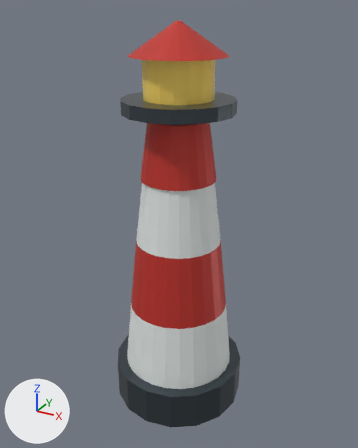
One commit to the Blender file assets/maps/storm_lighthouse_siege/blender/20_lighthouse_collapse.blend: the scene before it, then after it.
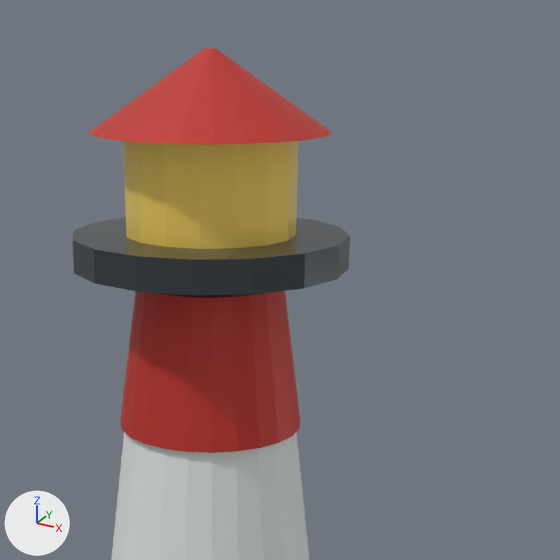
There are two pictures of each version: one whole from a camera (50 mm lens) standing at (54.1, -98.2, 98.3) and looking at (-0.1, 0.5, 48.9), one close up on the part from 25% to 91% of the width and 0% to 53% of the height. Every picture has the same lights, and +X, +Y and +Z are marked at lower left. The first two pictures are the older version.

Names of what the first close-up shows: 'lighthouse_tower_gallery', 'lighthouse_tower_lantern', 'lighthouse_tower_roof', 'lighthouse_tower_shaft_2', 'lighthouse_tower_shaft_3'.
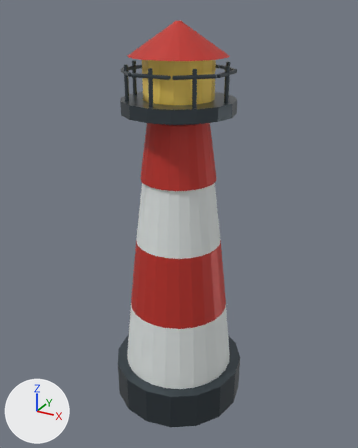
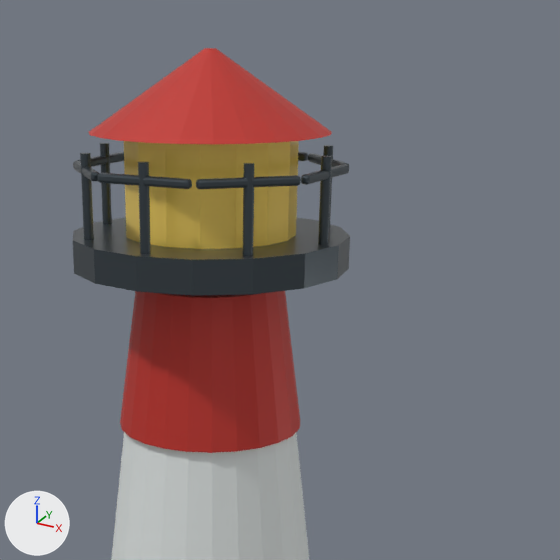
Edits to the bpy script that builds the scene:
```text
Add ob_lighthouse_tower_gallery_rail_07_nocol:
    ob_lighthouse_tower_gallery_rail_07_nocol = bpy.data.objects.new('lighthouse_tower_gallery_rail_07_nocol', me_cube_007)  # a box spanning x -4.5..4.5, y -0.4..0.4, z -0.4..0.4; in mat_lighthouseiron (greyish blue #4d575d); modifiers BEVEL
    ob_lighthouse_tower_gallery_rail_07_nocol.parent = ob_lighthousecollapserig
    ob_lighthouse_tower_gallery_rail_07_nocol.location = (8.132, -8.132, 85.5)
    ob_lighthouse_tower_gallery_rail_07_nocol.rotation_euler = (0.0, 0.0, 7.069)  # degrees (0, 0, 45)
Add ob_lighthouse_tower_gallery_post_07:
    ob_lighthouse_tower_gallery_post_07 = bpy.data.objects.new('lighthouse_tower_gallery_post_07', me_cylinder_010)  # a 16-sided cylinder along z spanning x -0.45..0.45, y -0.45..0.45, z -4.0..4.0; in mat_lighthouseiron (greyish blue #4d575d)
    ob_lighthouse_tower_gallery_post_07.parent = ob_lighthousecollapserig
    ob_lighthouse_tower_gallery_post_07.location = (8.132, -8.132, 83.0)
Add ob_lighthouse_tower_gallery_rail_06_nocol:
    ob_lighthouse_tower_gallery_rail_06_nocol = bpy.data.objects.new('lighthouse_tower_gallery_rail_06_nocol', me_cube_007.copy())  # modifiers BEVEL
    ob_lighthouse_tower_gallery_rail_06_nocol.parent = ob_lighthousecollapserig
    ob_lighthouse_tower_gallery_rail_06_nocol.location = (0.0, -11.5, 85.5)
    ob_lighthouse_tower_gallery_rail_06_nocol.rotation_euler = (0.0, 0.0, 6.283)  # degrees (0, 0, 360)
Add ob_lighthouse_tower_gallery_post_06:
    ob_lighthouse_tower_gallery_post_06 = bpy.data.objects.new('lighthouse_tower_gallery_post_06', me_cylinder_010.copy())
    ob_lighthouse_tower_gallery_post_06.parent = ob_lighthousecollapserig
    ob_lighthouse_tower_gallery_post_06.location = (0.0, -11.5, 83.0)
Add ob_lighthouse_tower_gallery_rail_05_nocol:
    ob_lighthouse_tower_gallery_rail_05_nocol = bpy.data.objects.new('lighthouse_tower_gallery_rail_05_nocol', me_cube_007.copy())  # modifiers BEVEL
    ob_lighthouse_tower_gallery_rail_05_nocol.parent = ob_lighthousecollapserig
    ob_lighthouse_tower_gallery_rail_05_nocol.location = (-8.132, -8.132, 85.5)
    ob_lighthouse_tower_gallery_rail_05_nocol.rotation_euler = (0.0, 0.0, 5.498)  # degrees (0, 0, 315)
Add ob_lighthouse_tower_gallery_post_05:
    ob_lighthouse_tower_gallery_post_05 = bpy.data.objects.new('lighthouse_tower_gallery_post_05', me_cylinder_010.copy())
    ob_lighthouse_tower_gallery_post_05.parent = ob_lighthousecollapserig
    ob_lighthouse_tower_gallery_post_05.location = (-8.132, -8.132, 83.0)
Add ob_lighthouse_tower_gallery_rail_04_nocol:
    ob_lighthouse_tower_gallery_rail_04_nocol = bpy.data.objects.new('lighthouse_tower_gallery_rail_04_nocol', me_cube_007.copy())  # modifiers BEVEL
    ob_lighthouse_tower_gallery_rail_04_nocol.parent = ob_lighthousecollapserig
    ob_lighthouse_tower_gallery_rail_04_nocol.location = (-11.5, 0.0, 85.5)
    ob_lighthouse_tower_gallery_rail_04_nocol.rotation_euler = (0.0, 0.0, 4.712)  # degrees (0, 0, 270)
Add ob_lighthouse_tower_gallery_post_04:
    ob_lighthouse_tower_gallery_post_04 = bpy.data.objects.new('lighthouse_tower_gallery_post_04', me_cylinder_010.copy())
    ob_lighthouse_tower_gallery_post_04.parent = ob_lighthousecollapserig
    ob_lighthouse_tower_gallery_post_04.location = (-11.5, 0.0, 83.0)
Add ob_lighthouse_tower_gallery_rail_02_nocol:
    ob_lighthouse_tower_gallery_rail_02_nocol = bpy.data.objects.new('lighthouse_tower_gallery_rail_02_nocol', me_cube_007.copy())  # modifiers BEVEL
    ob_lighthouse_tower_gallery_rail_02_nocol.parent = ob_lighthousecollapserig
    ob_lighthouse_tower_gallery_rail_02_nocol.location = (0.0, 11.5, 85.5)
    ob_lighthouse_tower_gallery_rail_02_nocol.rotation_euler = (0.0, 0.0, 3.142)  # degrees (0, 0, 180)
Add ob_lighthouse_tower_gallery_rail_01_nocol:
    ob_lighthouse_tower_gallery_rail_01_nocol = bpy.data.objects.new('lighthouse_tower_gallery_rail_01_nocol', me_cube_007.copy())  # modifiers BEVEL
    ob_lighthouse_tower_gallery_rail_01_nocol.parent = ob_lighthousecollapserig
    ob_lighthouse_tower_gallery_rail_01_nocol.location = (8.132, 8.132, 85.5)
    ob_lighthouse_tower_gallery_rail_01_nocol.rotation_euler = (0.0, 0.0, 2.356)  # degrees (0, 0, 135)
Add ob_lighthouse_tower_gallery_post_01:
    ob_lighthouse_tower_gallery_post_01 = bpy.data.objects.new('lighthouse_tower_gallery_post_01', me_cylinder_010.copy())
    ob_lighthouse_tower_gallery_post_01.parent = ob_lighthousecollapserig
    ob_lighthouse_tower_gallery_post_01.location = (8.132, 8.132, 83.0)
Add ob_lighthouse_tower_gallery_rail_00_nocol:
    ob_lighthouse_tower_gallery_rail_00_nocol = bpy.data.objects.new('lighthouse_tower_gallery_rail_00_nocol', me_cube_007.copy())  # modifiers BEVEL
    ob_lighthouse_tower_gallery_rail_00_nocol.parent = ob_lighthousecollapserig
    ob_lighthouse_tower_gallery_rail_00_nocol.location = (11.5, 0.0, 85.5)
    ob_lighthouse_tower_gallery_rail_00_nocol.rotation_euler = (0.0, 0.0, 1.571)  # degrees (0, 0, 90)
Add ob_lighthouse_tower_gallery_post_00:
    ob_lighthouse_tower_gallery_post_00 = bpy.data.objects.new('lighthouse_tower_gallery_post_00', me_cylinder_010.copy())
    ob_lighthouse_tower_gallery_post_00.parent = ob_lighthousecollapserig
    ob_lighthouse_tower_gallery_post_00.location = (11.5, 0.0, 83.0)
```

Boxes (x1, y1, x2, y2) around the edits, measured in the close-ups (560 x 560 px):
'lighthouse_tower_gallery_rail_07_nocol', added: after (196, 175, 301, 189)
'lighthouse_tower_gallery_post_07', added: after (243, 163, 255, 256)
'lighthouse_tower_gallery_post_06', added: after (138, 162, 151, 254)
'lighthouse_tower_gallery_rail_06_nocol', added: after (97, 173, 192, 189)
'lighthouse_tower_gallery_post_00', added: after (318, 156, 332, 245)
'lighthouse_tower_gallery_post_05', added: after (80, 153, 94, 240)
'lighthouse_tower_gallery_post_04', added: after (100, 143, 112, 224)
'lighthouse_tower_gallery_rail_00_nocol', added: after (301, 164, 349, 185)
'lighthouse_tower_gallery_rail_04_nocol', added: after (76, 152, 124, 167)
'lighthouse_tower_gallery_rail_05_nocol', added: after (73, 161, 99, 181)
'lighthouse_tower_gallery_rail_01_nocol', added: after (308, 153, 349, 167)
'lighthouse_tower_gallery_post_01', added: after (323, 145, 333, 228)
'lighthouse_tower_gallery_rail_02_nocol', added: after (298, 152, 308, 161)
